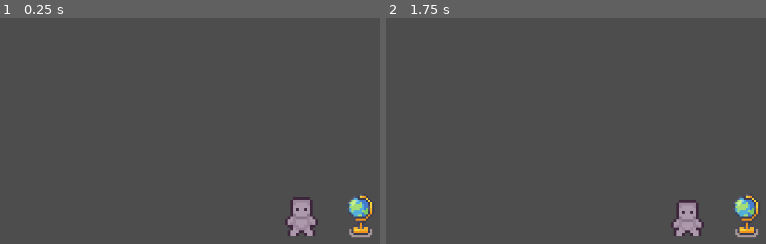
Above: before the commit, frames 1-2 (left to right).
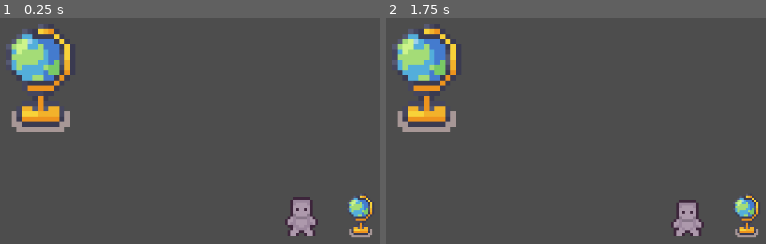
Above: after the commit, the same moments.

Repository: MelissaLiao753/game_underwater_museum
Game: Godot game, scene res://level_1.tscn
The game is run twice, just before and just after one commit, with the same random seed, the same clock (stepped at 60 frames per second) and the same inputs.
Inputs:
- Up to frame 1 (0.25 s): no input
- Up to frame 2 (1.75 s): tap Enter at 0.5 s; tap Space at 1.25 s

The runs differ from the first frame. In frame 1, 4.5% of the frame differs, in the area x 1-19%, y 2-51%; in frame 2, 4.5%.

Commit message:
Attached the script to the player, and tested the interaction.
Note: Use 2D nodes for the collectable object. Refer to the globe for future reference.

The Interaction works currently.
Added the player script and changed the script to find the owner of the child node's global position to the proper centre rather than collision shape.

Diff:
--- a/game_underwater_museum/interaction.tscn
+++ b/game_underwater_museum/interaction.tscn
@@ -26,13 +26,14 @@
 
 
 func _sort_by_nearest(area1, area2):
-	var area1_dist = global_position.distance_to(area1.global_position)
-	var area2_dist = global_position.distance_to(area2.global_position)
+	var area1_dist = global_position.distance_to(area1.owner.global_position)
+	var area2_dist = global_position.distance_to(area2.owner.global_position)
 	return area1_dist < area2_dist
 
 
 func _on_interact_range_area_entered(area: Area2D) -> void:
-	current_interactions.push_back(area)
+	if \"is_interactable\" in area:
+		current_interactions.push_back(area)
 
 
 func _on_interact_range_area_exited(area: Area2D) -> void:
--- a/game_underwater_museum/level_1.tscn
+++ b/game_underwater_museum/level_1.tscn
@@ -9,3 +9,7 @@
 
 [node name="object" parent="." unique_id=1826424834 instance=ExtResource("2_hbghi")]
 position = Vector2(21, -9.536743e-07)
+
+[node name="object2" parent="." unique_id=1204598880 instance=ExtResource("2_hbghi")]
+position = Vector2(-95, -49)
+scale = Vector2(0.9577577, 0.9319017)
--- /dev/null
+++ b/game_underwater_museum/object.tscn
@@ -0,0 +1,26 @@
+[gd_scene format=3 uid="uid://bils3mqyvhw5m"]
+
+[ext_resource type="Texture2D" uid="uid://do341hi5aswgh" path="res://tileset/Modern_Interiors_Free_v2.2/Modern tiles_Free/Interiors_free/32x32/Interiors_free_32x32.png" id="1_3xuqs"]
+[ext_resource type="PackedScene" uid="uid://djeitmgiv0j8t" path="res://interactable.tscn" id="2_0i3lm"]
+
+[sub_resource type="GDScript" id="GDScript_ihfcg"]
+script/source = "extends Node2D
+"
+
+[sub_resource type="CircleShape2D" id="CircleShape2D_m11qq"]
+
+[node name="object" type="Node2D" unique_id=366453922]
+script = SubResource("GDScript_ihfcg")
+
+[node name="Sprite2D" type="Sprite2D" parent="." unique_id=1162201452]
+texture = ExtResource("1_3xuqs")
+region_enabled = true
+region_rect = Rect2(410.005, 1153.595, 40, 45)
+
+[node name="interactable" parent="." unique_id=646188620 instance=ExtResource("2_0i3lm")]
+position = Vector2(0.99999994, -0.49999997)
+scale = Vector2(0.99999994, 0.99999994)
+
+[node name="CollisionShape2D" type="CollisionShape2D" parent="interactable" unique_id=1675896465]
+scale = Vector2(2.8733263, 2.8733263)
+shape = SubResource("CircleShape2D_m11qq")
--- a/game_underwater_museum/player.tscn
+++ b/game_underwater_museum/player.tscn
@@ -3,6 +3,7 @@
 [ext_resource type="Texture2D" uid="uid://bgonc3e1sdsea" path="res://assets/sprites/player_prototype/death.png" id="1_mnirw"]
 [ext_resource type="Texture2D" uid="uid://bmebctbik2uyo" path="res://assets/sprites/player_prototype/idle.png" id="2_psp7o"]
 [ext_resource type="Texture2D" uid="uid://ppthys5jk7th" path="res://assets/sprites/player_prototype/walk.png" id="3_wln50"]
+[ext_resource type="PackedScene" uid="uid://ddhgoul5grm84" path="res://interaction.tscn" id="4_hqtel"]
 
 [sub_resource type="GDScript" id="GDScript_wln50"]
 script/source = "extends CharacterBody2D
@@ -204,3 +205,5 @@
 sprite_frames = SubResource("SpriteFrames_psp7o")
 animation = &"walk_up"
 autoplay = "idle_front"
+
+[node name="interaction" parent="." unique_id=1833982683 instance=ExtResource("4_hqtel")]
